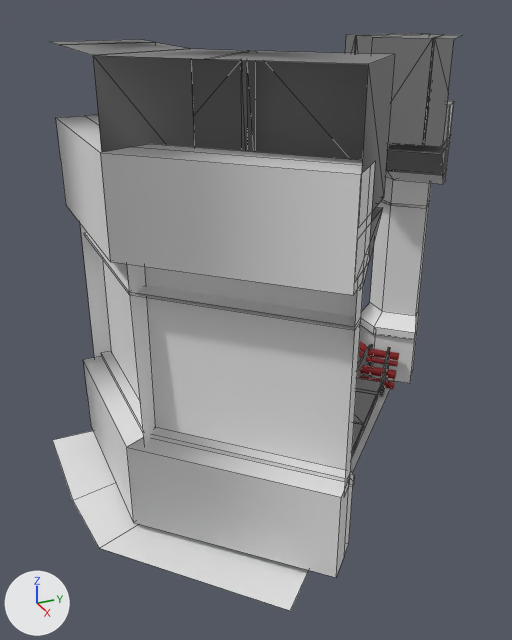
What one commit did to the FBX model Assets/FBX/Corridoors/Corridor_Chunk_3_45Degree.fbx.
Both versions are drawn from a 50 mm lens placed at (12.28, -5.4, 7.31), pointed at (2.59, -1.04, 2.47). Arrows for +X, +Y and +Z are at lower left; the lights stay in place. Mesh edges are drawn as thin lines on the coarser meshes. Where no turn or scale is listed for an object, it has been applied to the vertices.
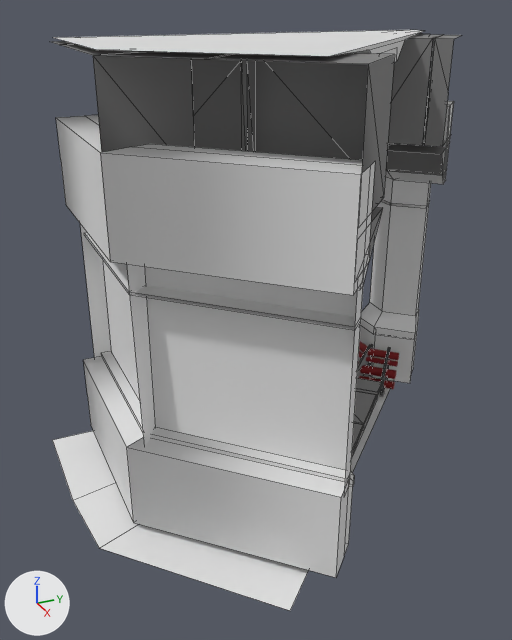
What differs and where, as boxes [x1, y1, x2, y2] in the pictures (512 x 640 px):
'roof_1_45.001', added: after [54, 30, 423, 63]

The edits, one by one:
Mesh me_cube_027 is new.
It has 30 vertices, 27 faces and spans x -5.13..-0.01, y -3.39..3.39, z 91.08..96.1.
Object 'roof_1_45.001' (ob_roof_1_45_001) is new; it shows me_cube_027.
Its location is (0.0, 0.0, 0.0).
Its rotation in degrees is (-180, 0, 0).
Its scale is (-1.0, -1.0, -0.0699).
